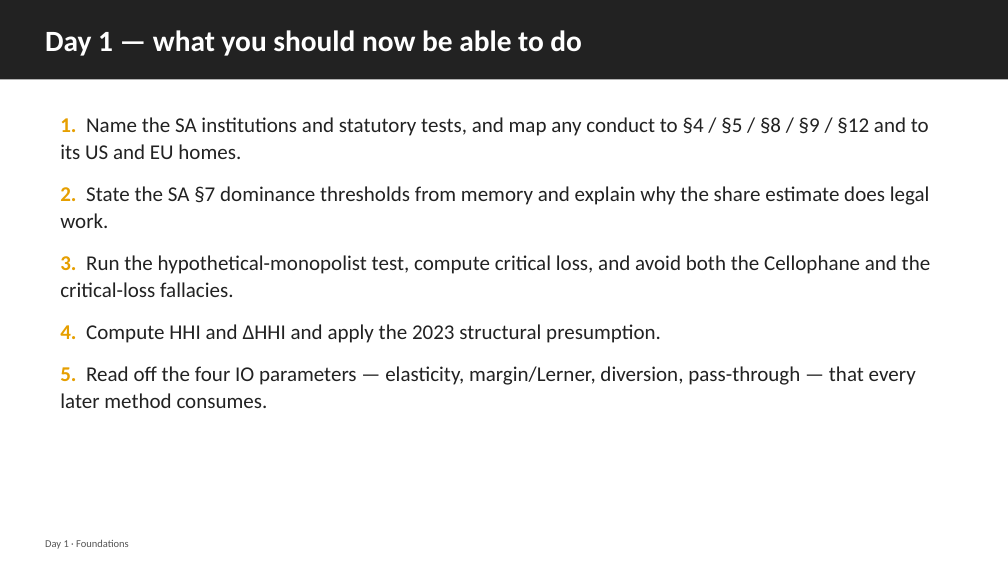
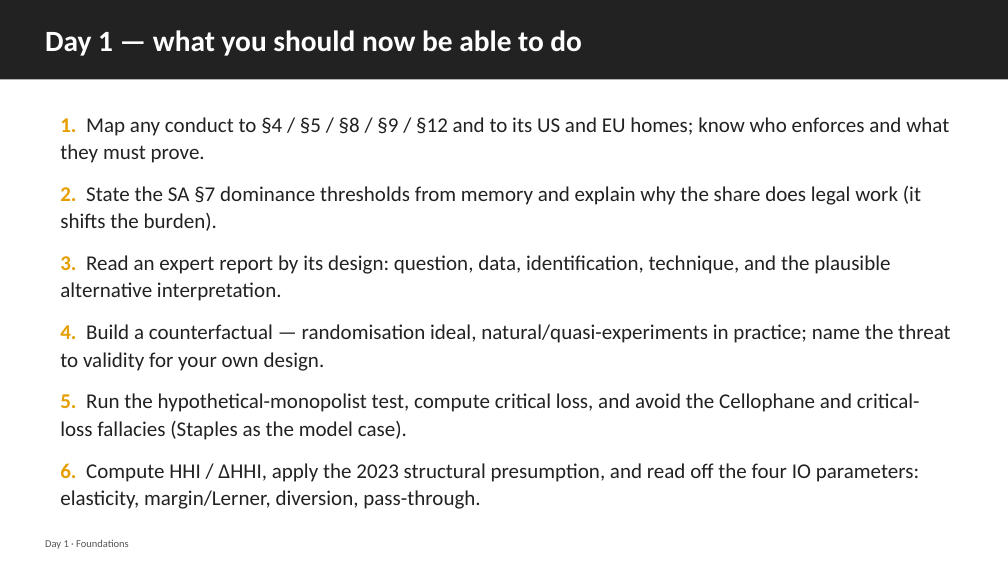
Before and after one commit to laurencehw/antitrust-methods, a slide deck: slide 53 of teaching/slides/day1_foundations.pptx (slide 25 before the commit). Drawn at 1008x567 pixels with LibreOffice and Linux fonts; fonts in the diff are those of the drawing. Boxes give left, top, right and bottom in pixels: in the first picture for what was removed or moved away, otherwise in the second. Text is boxed around its words. In the diff, an @@ line names an element or a change of style, - is before the commit and + after.

```diff
--- a/teaching/slides/day1_foundations.pptx
+++ b/teaching/slides/day1_foundations.pptx
@@ text at box(60, 117, 951, 509): text changed @@
-1. Name the SA institutions and statutory tests, and map any conduct to §4 / §5 / §8 / §9 / §12 and to its US and EU homes.
-2. State the SA §7 dominance thresholds from memory and explain why the share estimate does legal work.
-3. Run the hypothetical-monopolist test, compute critical loss, and avoid both the Cellophane and the critical-loss fallacies.
-4. Compute HHI and ΔHHI and apply the 2023 structural presumption.
-5. Read off the four IO parameters — elasticity, margin/Lerner, diversion, pass-through — that every later method consumes.
+1. Map any conduct to §4 / §5 / §8 / §9 / §12 and to its US and EU homes; know who enforces and what they must prove.
+2. State the SA §7 dominance thresholds from memory and explain why the share does legal work (it shifts the burden).
+3. Read an expert report by its design: question, data, identification, technique, and the plausible alternative interpretation.
+4. Build a counterfactual — randomisation ideal, natural/quasi-experiments in practice; name the threat to validity for your own design.
+5. Run the hypothetical-monopolist test, compute critical loss, and avoid the Cellophane and critical-loss fallacies (Staples as the model case).
+6. Compute HHI / ΔHHI, apply the 2023 structural presumption, and read off the four IO parameters: elasticity, margin/Lerner, diversion, pass-through.
```
Also in this commit, not shown: 18 other slides changed, 28 slides added, 2 other files.
